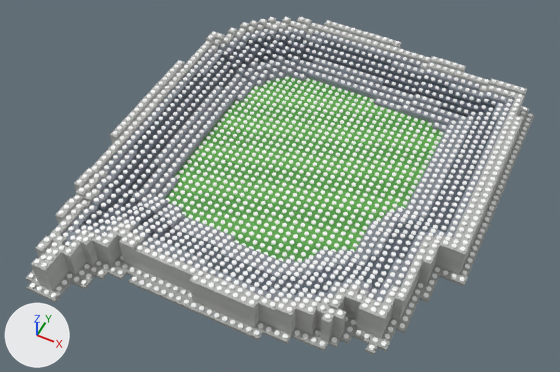
Renders of the glTF model public/stadiums/models/america-first-field.glb from each side of a commit.
Rendered twice from a 50 mm camera at (28.4, -61.6, 75.0) aimed at (-1.2, -2.3, 0.9). Arrows for +X, +Y and +Z are at lower left; the lights stay in place. The first picture is the older version. Where no turn or scale is listed for an object, it has been applied to the vertices. Vertices at exactly the same position are counted once.

Names of what the first picture shows: 'bricks'.
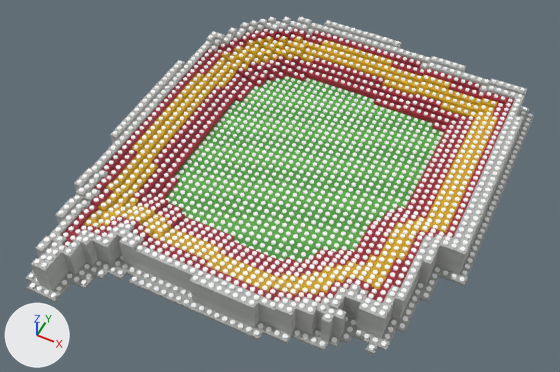
Pixel boxes (x1, y1, x2, y2) of what changed, in the pictures (560 x 372 px):
part 1 of me_mesh_0, recoloured: (61, 28, 514, 303) in both
part 2 of me_mesh_0, recoloured: (83, 36, 498, 295) in both

The edits, one by one:
me_mesh_0 has 4913 vertices, 9596 faces and spans x -24.5..24.5, y -29.0..29.0, z -2.2..2.2.
me_mesh_0 is used by ob_bricks; location (0.0, 0.0, 2.2).
me_mesh_0 part 1: 2384 faces centred in x -21.2..21.2, y -23.7..25.7, z -1.7..1.4 are repainted in the vertex colours; the middle colour goes from grey #8c939c to red #a32235.
me_mesh_0 part 2: 1784 faces centred in x -20.2..20.2, y -19.7..24.7, z -0.5..1.0 are repainted in the vertex colours; the middle colour goes from greyish blue #4b555f to yellow #cfa000.
